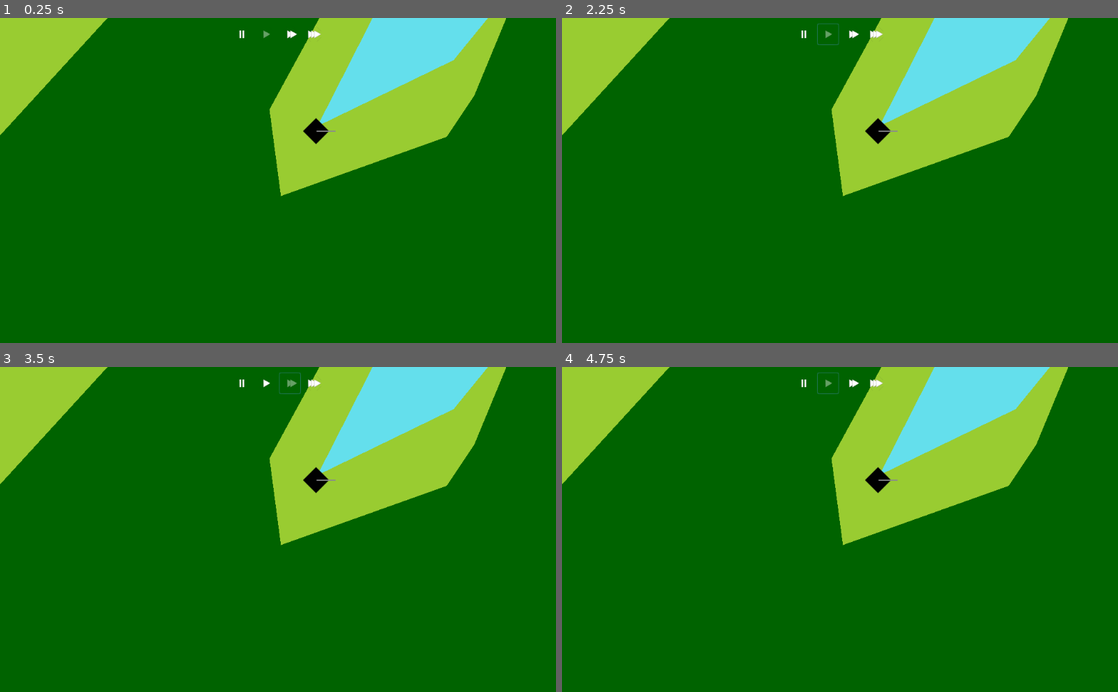
Above: before the commit, frames 1-4 (two rows, left to right).
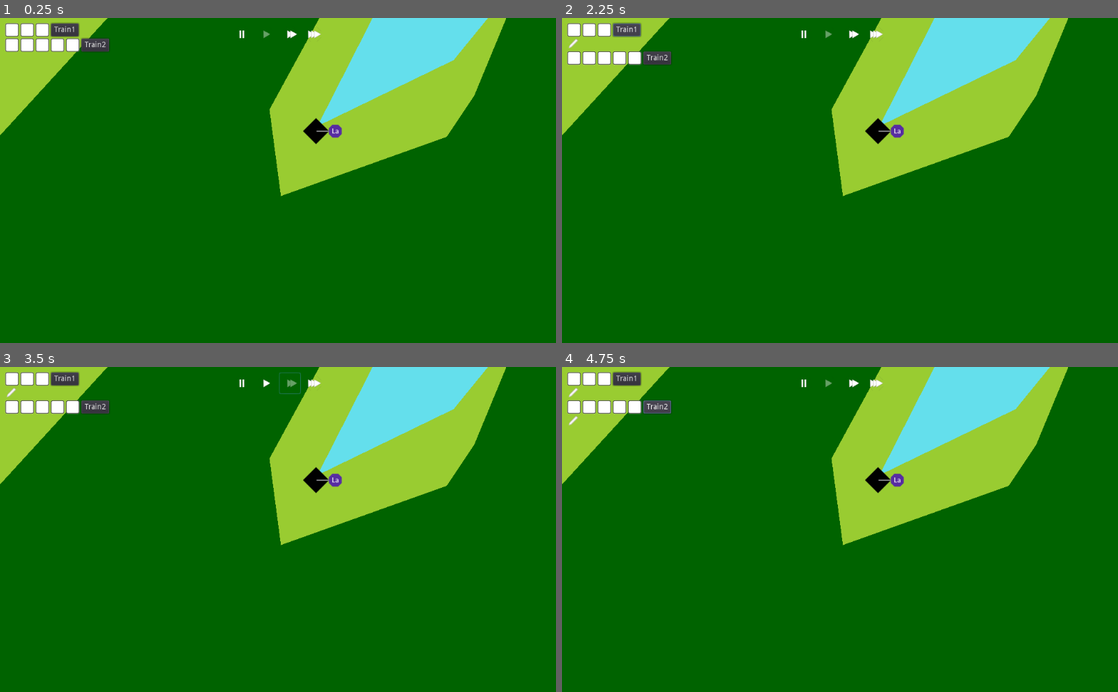
Above: after the commit, the same moments.

Repository: LeBoku/supply-chained
Game: Godot game, scene res://Game.tscn
Two runs of this game, one before a commit and one after it. Both use one fixed random seed, a clock stepped at 60 frames per second and the inputs below.
Inputs (mouse positions are in pixels of both pictures, inside the frame that each line leads up to):
- Up to frame 1 (0.25 s): no input
- Up to frame 2 (2.25 s): click (806, 34) at 0.5 s; click (828, 34) at 1.25 s; click (628, 31) at 2 s, where only the run after the commit has a clickable "Train1"
- Up to frame 3 (3.5 s): click (289, 383) at 2.75 s
- Up to frame 4 (4.75 s): click (828, 383) at 3.5 s; click (656, 406) at 4.25 s, where only the run after the commit has a clickable "Train2"

The runs differ from the first frame. In frame 1, 1.4% of the frame differs, in the area x 0-62%, y 1-37%; in frame 2, 1.4%; in frame 3, 1.4%; in frame 4, 1.5%.
Error before the commit: Parse Error: invalid index 'none' in constant expression (res://station/Station.gd:9)

Commit message:
improved buildingData Setup

Diff:
--- /dev/null
+++ b/supply-chained/buildings/BuildingData.gd
@@ -0,0 +1,23 @@
+extends Node
+
+const default_icon = preload("res://buildings/icons/building.png")
+
+var label: String = ""
+var description: String = ""
+var building_steps: Array = []
+var productions: Array = []
+var icon: Texture = default_icon
+var upgrades: Array = []
+
+func init(label:String, description: String):
+	self.label = label
+	self.description = description
+	return self
+
+func add_production(time, input:Array, output: Array):
+	productions.append([time, input, output])
+	return self
+
+func add_building_step(time, input:Array, output: Array):
+	building_steps.append([time, input, output])
+	return self
--- a/supply-chained/buildings/BuildingMenu.gd
+++ b/supply-chained/buildings/BuildingMenu.gd
@@ -31,7 +31,7 @@
 	var station = game_state.get_station_at_point(position)
 
 	if station != null:
-		options.append_array(store.get_upgrades(station.building_type))
+		options.append_array(store.get(station.building_type).upgrades)
 		position = station.position
 	else:
 		for biome in game_state.get_biomes_at_point(position):
@@ -62,13 +62,14 @@
 	station.building_type = type
 
 	emit_signal("created_station", station)
+	var data = store.get(type)
 
-	for step in store.get_building_steps(type):
+	for step in data.building_steps:
 		var prod = Production.instance().init(step[0], step[1], step[2])
 		station.add_production(prod)
 		yield(prod, "produced")
 		prod.queue_free()
 
-	for production in store.get_productions(type):
+	for production in data.productions:
 		var prod = Production.instance().init(production[0], production[1], production[2])
 		station.add_production(prod)
--- a/supply-chained/buildings/Store.gd
+++ b/supply-chained/buildings/Store.gd
@@ -1,64 +1,31 @@
 extends Node
 const default_icon = preload("res://buildings/icons/building.png")
 const Enums = preload("res://util/Enums.gd")
+const BuildingData = preload("res://buildings/BuildingData.gd")
 
-func get_description(type):
-	return buildings[type]["description"]
-
-func get_label(type):
-	return buildings[type]["label"]
-
-func get_icon(type):
-	return buildings[type]["icon"]
-
-func get_building_steps(type):
-	return buildings[type]["building-steps"] as Array
-
-func get_productions(type):
-	return buildings[type]["productions"] as Array
-
-func get_upgrades(type):
-	return buildings[type]["upgrades"] as Array
+func get(type) -> BuildingData:
+	return buildings[type]
 
 var buildings = {
-	Enums.BuildingTypes.storage:{
-		"label": "Storage",
-		"description": "A place to store things",
-		"building-steps": [],
-		"productions": [],
-		"icon": default_icon,
-		"upgrades": []
-	},
-	Enums.BuildingTypes.farm: {
-		"label": "Farm",
-		"description": "Uses Labor to create Wheat",
-		"building-steps": [[5, ["labor", "wood"], ["labor-exhausted"]]],
-		"productions": [[5, ["labor"], ["wheat", "labor-exhausted"]]],
-		"icon": default_icon,
-		"upgrades": []
-	},
-	Enums.BuildingTypes.foodGathering: {
-		"label": "Gathering Spot",
-		"description": "Allow hungry Workers to search for their own food",
-		"building-steps": [],
-		"productions": [[30, ["labor-exhausted"], ["labor"]]],
-		"icon": default_icon,
-		"upgrades": []
-	},
-	Enums.BuildingTypes.lumberCamp: {
-		"label": "Lumber Camp",
-		"description": "Allows collecting of Wood",
-		"building-steps": [[10, ["labor"], ["labor-exhausted"]]],
-		"productions": [[10, ["labor"], ["wood", "labor-exhausted"]]],
-		"icon": default_icon,
-		"upgrades": []
-	},
-	Enums.BuildingTypes.stoneGathering: {
-		"label": "Stone Gathering",
-		"description": "Allows collecting of Stone",
-		"building-steps": [[10, ["labor"], ["labor-exhausted"]]],
-		"productions": [[10, ["labor"], ["stone", "labor-exhausted"]]],
-		"icon": default_icon,
-		"upgrades": []
-	}
+	Enums.BuildingTypes.storage: BuildingData.new() \
+		.init("Storage", "A place to store things"),
+
+	Enums.BuildingTypes.farm: BuildingData.new() \
+		.init("Farm", "Uses Labor to create Wheat") \
+		.add_production(5, ["labor"], ["wheat", "labor-exhausted"]) \
+		.add_building_step(5, ["labor", "wood"], ["labor-exhausted"]),
+
+	Enums.BuildingTypes.foodGathering: BuildingData.new() \
+		.init("Gathering Spot", "Allow hungry Workers to search for their own food") \
+		.add_production(30, ["labor-exhausted"], ["labor"]),
+
+	Enums.BuildingTypes.lumberCamp: BuildingData.new() \
+		.init("Lumber Camp", "Allows collecting of Wood") \
+		.add_building_step(10, ["labor"], ["labor-exhausted"]) \
+		.add_production(10, ["labor"], ["wood", "labor-exhausted"]),
+
+	Enums.BuildingTypes.stoneGathering: BuildingData.new() \
+		.init("Stone Gathering", "Allows collecting of Stone") \
+		.add_building_step(10, ["labor"], ["labor-exhausted"]) \
+		.add_production(10, ["labor"], ["stone", "labor-exhausted"])
 }
--- a/supply-chained/buildings/available-building/AvailableBuilding.gd
+++ b/supply-chained/buildings/available-building/AvailableBuilding.gd
@@ -13,9 +13,10 @@
 	return self
 
 func _ready():
-	$Details/Name.text = store.get_label(type)
-	$Details/Description.text = store.get_description(type)
-	$Icon.texture = store.get_icon(type)
+	var data = store.get(type)
+	$Details/Name.text = data.label
+	$Details/Description.text = data.description
+	$Icon.texture = data.icon
 
 func _gui_input(_event):
 	if mouse_over and Input.is_action_just_pressed("Activate"):
--- a/supply-chained/station/Station.gd
+++ b/supply-chained/station/Station.gd
@@ -6,7 +6,7 @@
 const Util = preload("res://util/Util.gd")
 const Enums = preload("res://util/Enums.gd")
 export var initial_storage = PoolStringArray(["", "", "", ""])
-export(Enums.BuildingTypes) var building_type = Enums.BuildingTypes.none
+export(Enums.BuildingTypes) var building_type = Enums.BuildingTypes.storage
 
 var out_connections = []
 
--- a/supply-chained/util/Enums.gd
+++ b/supply-chained/util/Enums.gd
@@ -1,3 +1,2 @@
 enum Biomes { land, grassland, forest, rocks }
-
 enum BuildingTypes { storage, farm, foodGathering, lumberCamp, stoneGathering }
